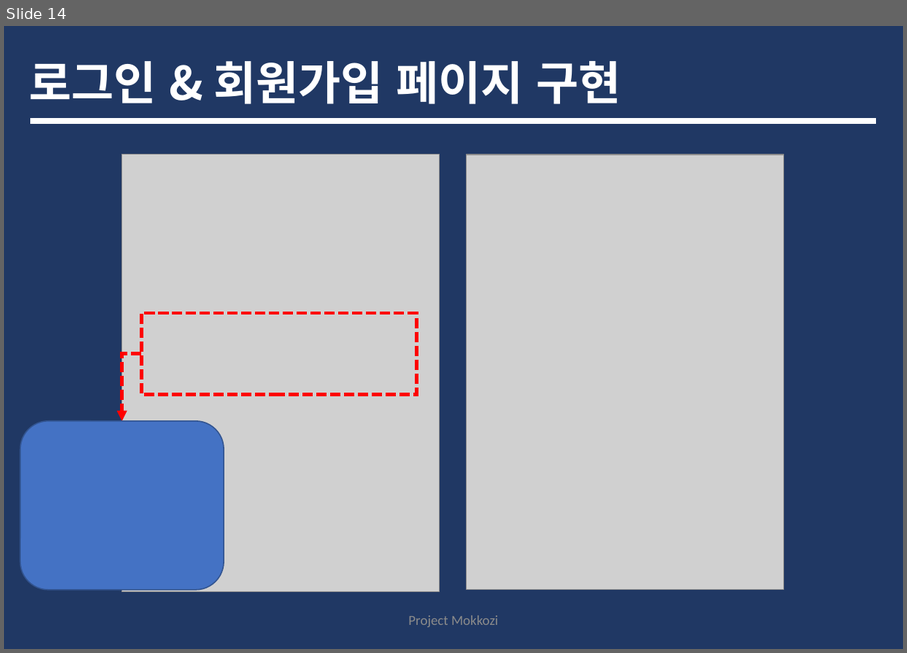
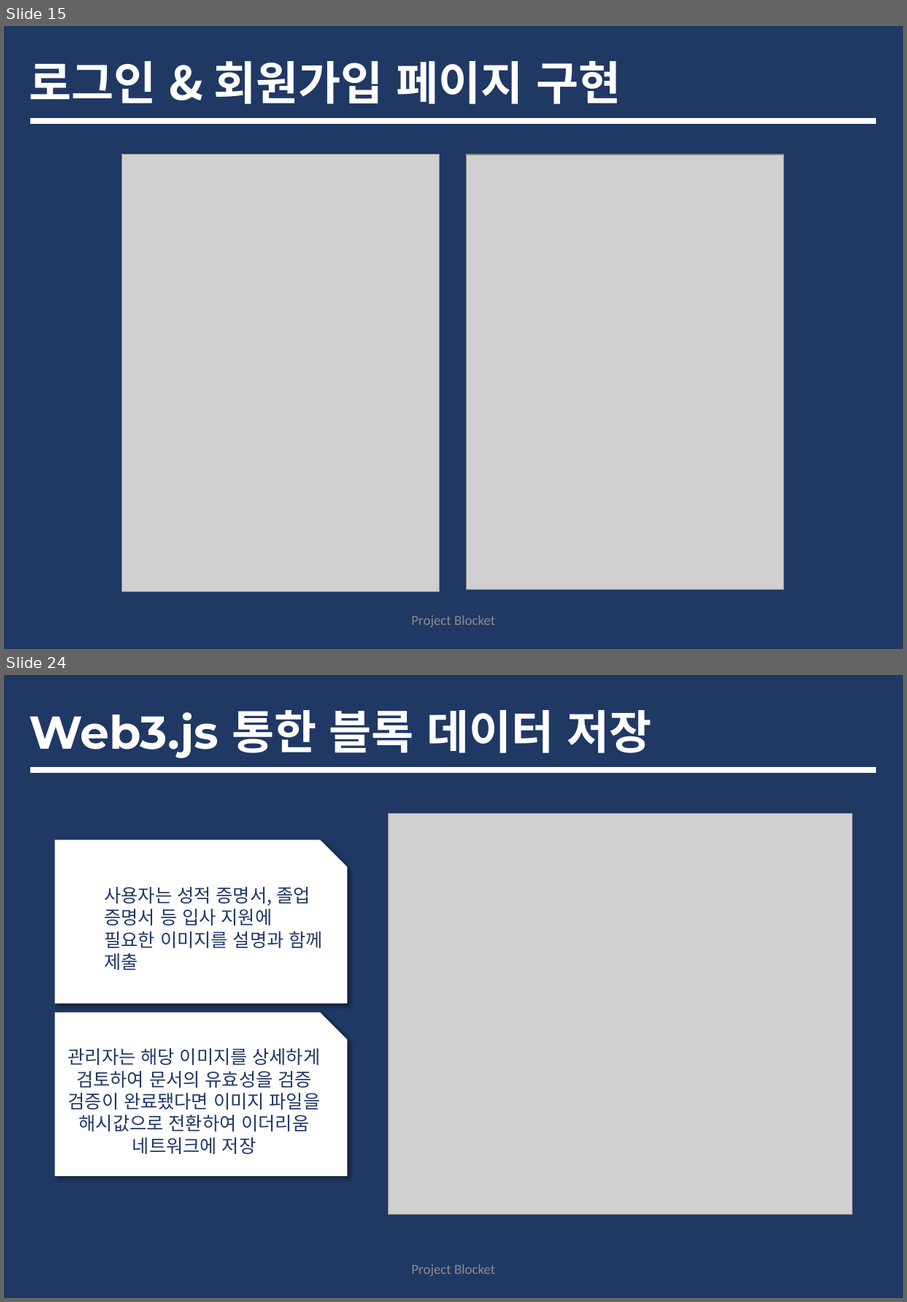
Before and after one commit to tofan0412/Algorithm, a slide deck: 취준/조웅현 포트폴리오.pptx. Shown one above the other, each under a label of ours: slide 14 before the commit, slides 15 and 24 after it; the slides between them are not shown. The pictures are 907x653 and 907x1302 pixels, drawn with LibreOffice and Linux fonts; fonts in the diff are those of the drawing; grey boxes stand for pictures. Boxes give left, top, right and bottom in pixels: in the first picture for what was removed or moved away, otherwise in the second. Text is boxed around its words. In the diff, an @@ line names an element or a change of style, - is before the commit and + after.

Commit message:
220307 Portfolio 작성완료

```diff
--- a/취준/조웅현 포트폴리오.pptx
+++ b/취준/조웅현 포트폴리오.pptx
@@ slide 24 added at (4, 675, 903, 1298), background #203864 @@
@@ title added at (30, 710, 652, 758), 40 pt, text #FFFFFF, bold @@
+Web3.js 통한 블록 데이터 저장
@@ line added from (33, 771) to (873, 771), #FFFFFF 5 pt @@
@@ picture added at (389, 814, 853, 1214) @@
@@ snip rect added at (54, 839, 348, 1003), fill #FFFFFF, 16 pt, text #203864 @@
+  사용자는 성적 증명서, 졸업 증명서 등 입사 지원에 필요한 이미지를 설명과 함께 제출
@@ snip rect added at (54, 1012, 348, 1176), fill #FFFFFF, 16 pt, text #203864 @@
+관리자는 해당 이미지를 상세하게 검토하여 문서의 유효성을 검증
+검증이 완료됐다면 이미지 파일을 해시값으로 전환하여 이더리움 네트워크에 저장
@@ text added at (411, 1264, 495, 1276), 12 pt, text #8C8C8C @@
+Project Blocket
@@ what was slide 14 is now slide 15 @@
@@ slide 15 changed as well @@
@@ rectangle removed at (142, 314, 416, 395) @@
@@ elbow arrow removed from (142, 354) to (122, 420) @@
@@ rounded rectangle removed at (21, 420, 224, 589) @@
@@ text at (411, 615, 495, 627): text changed @@
-Project Mokkozi
+Project Blocket
```
Also in this commit, not shown: 13 other slides changed, 12 other slides added.
